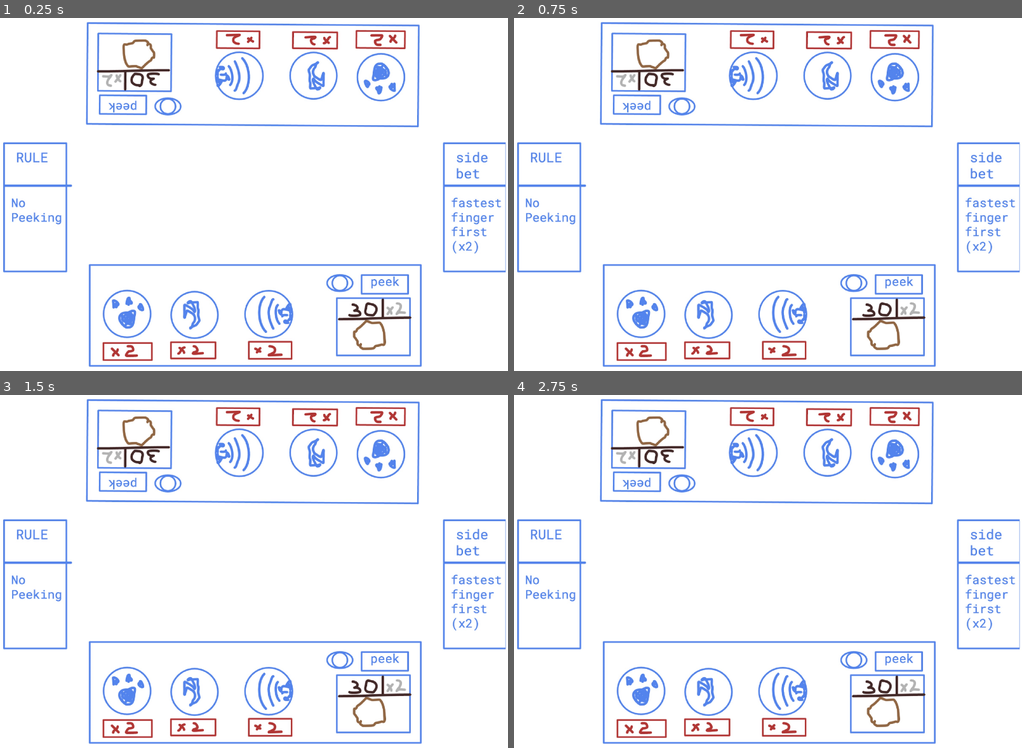
Above: before the commit, frames 1-4 (two rows, left to right).
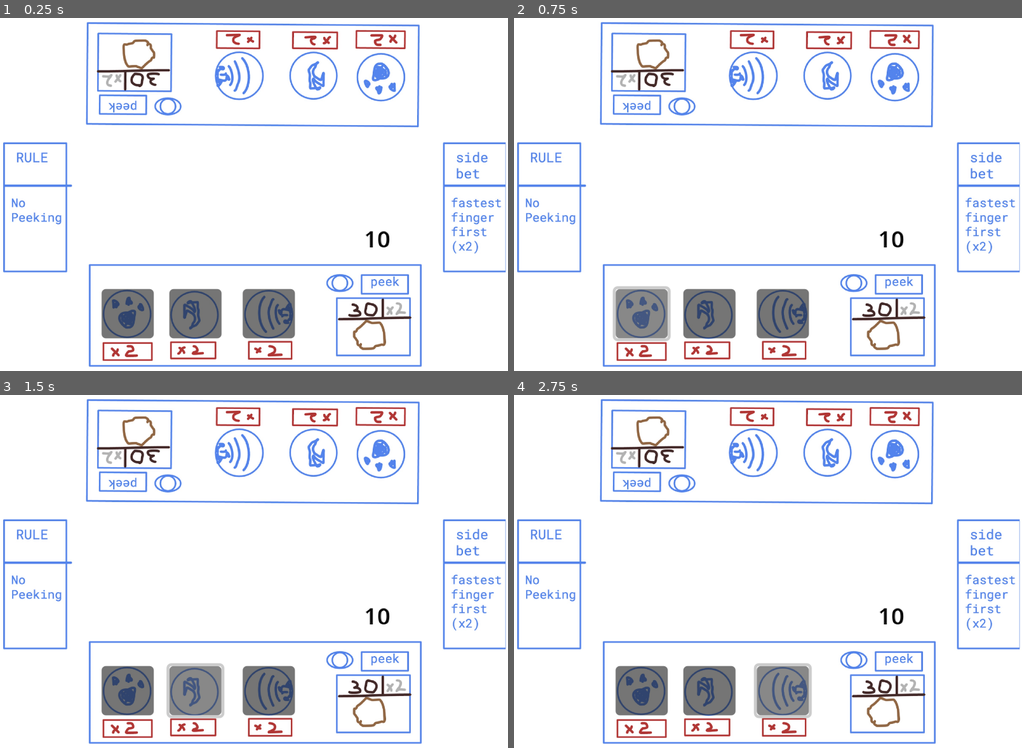
Above: after the commit, the same moments.

Repository: Sooshimi/golden-biscuit
Game: Godot game, scene res://scenes/battle_screen.tscn
Two runs of this game, one before a commit and one after it. Both use one fixed random seed, a clock stepped at 60 frames per second and the inputs below.
Inputs (mouse positions are in pixels of both pictures, inside the frame that each line leads up to):
- Up to frame 1 (0.25 s): no input
- Up to frame 2 (0.75 s): click (641, 314) at 0.52 s
- Up to frame 3 (1.5 s): click (193, 691) at 1.27 s
- Up to frame 4 (2.75 s): click (783, 691) at 2.02 s

The runs differ from the first frame. In frame 1, 4.5% of the frame differs, in the area x 20-77%, y 60-91%; in frame 2, 4.8%; in frame 3, 4.8%; in frame 4, 4.8%, in the area x 20-77%, y 60-92%.

Commit message:
add UI placeholders

Diff:
--- a/project.godot
+++ b/project.godot
@@ -15,11 +15,14 @@
 config/features=PackedStringArray("4.4", "Mobile")
 config/icon="res://icon.svg"
 
+[autoload]
+
+Global="*res://scripts/global.gd"
+
 [display]
 
 window/size/viewport_width=360
 window/size/viewport_height=360
-window/size/mode=3
 window/size/always_on_top=true
 window/size/window_width_override=1080
 window/size/window_height_override=1080
--- a/scenes/battle_screen.tscn
+++ b/scenes/battle_screen.tscn
@@ -1,8 +1,10 @@
-[gd_scene load_steps=2 format=3 uid="uid://brayl5720tpcc"]
+[gd_scene load_steps=3 format=3 uid="uid://brayl5720tpcc"]
 
 [ext_resource type="Texture2D" uid="uid://u6fdd60yqtvp" path="res://assets/background_placeholder.jpg" id="1_441kk"]
+[ext_resource type="Script" uid="uid://bqrq0kk8352e" path="res://scripts/battle_screen.gd" id="1_jkca0"]
 
 [node name="Battle Screen" type="Node2D"]
+script = ExtResource("1_jkca0")
 
 [node name="ColorRect" type="ColorRect" parent="."]
 offset_left = -11.0
@@ -18,3 +20,34 @@
 texture = ExtResource("1_441kk")
 expand_mode = 1
 stretch_mode = 4
+
+[node name="CanvasLayer" type="CanvasLayer" parent="."]
+
+[node name="paw_button" type="Button" parent="CanvasLayer"]
+offset_left = 72.0
+offset_top = 237.0
+offset_right = 109.0
+offset_bottom = 272.0
+
+[node name="claw_button" type="Button" parent="CanvasLayer"]
+offset_left = 120.0
+offset_top = 237.0
+offset_right = 157.0
+offset_bottom = 272.0
+
+[node name="roar_button" type="Button" parent="CanvasLayer"]
+offset_left = 172.0
+offset_top = 237.0
+offset_right = 209.0
+offset_bottom = 272.0
+
+[node name="cookie_counter" type="Label" parent="CanvasLayer"]
+modulate = Color(0, 0, 0, 1)
+offset_left = 242.0
+offset_top = 190.0
+offset_right = 293.0
+offset_bottom = 215.0
+text = "0"
+horizontal_alignment = 1
+
+[connection signal="pressed" from="CanvasLayer/paw_button" to="." method="_on_paw_button_pressed"]
--- /dev/null
+++ b/scripts/battle_screen.gd
@@ -0,0 +1,15 @@
+extends Node2D
+
+@onready var paw_button := $CanvasLayer/paw_button
+@onready var claw_button := $CanvasLayer/claw_button
+@onready var roar_button := $CanvasLayer/roat_button
+@onready var cookie_counter := $CanvasLayer/cookie_counter
+
+func _ready() -> void:
+	update_score()
+
+func update_score() -> void:
+	cookie_counter.text = str(Global.total_cookies)
+
+func _on_paw_button_pressed():
+	pass
--- /dev/null
+++ b/scripts/global.gd
@@ -0,0 +1,3 @@
+extends Node
+
+var total_cookies := 10
Not shown, added: scripts/battle_screen.gd.uid
Not shown, added: scripts/global.gd.uid
